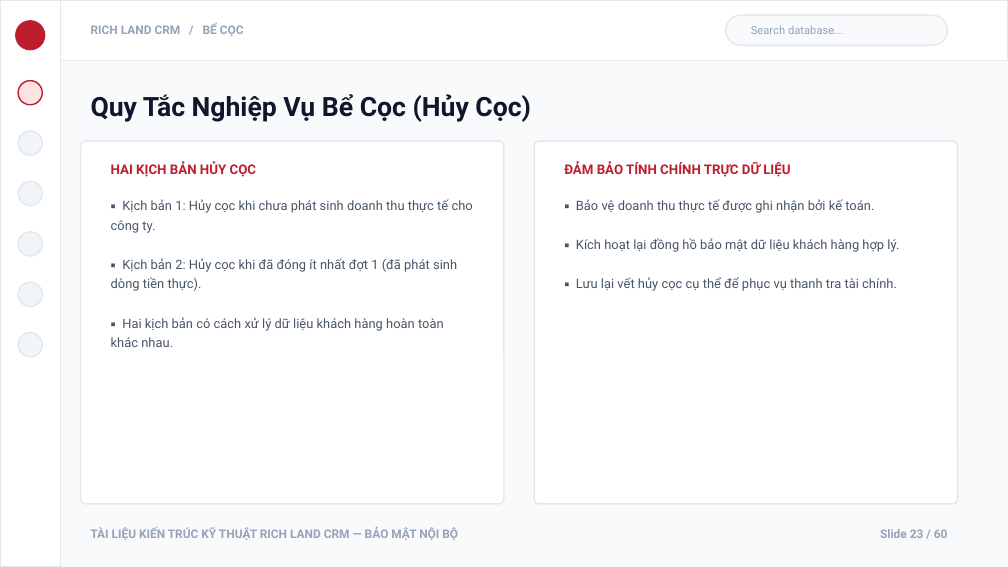
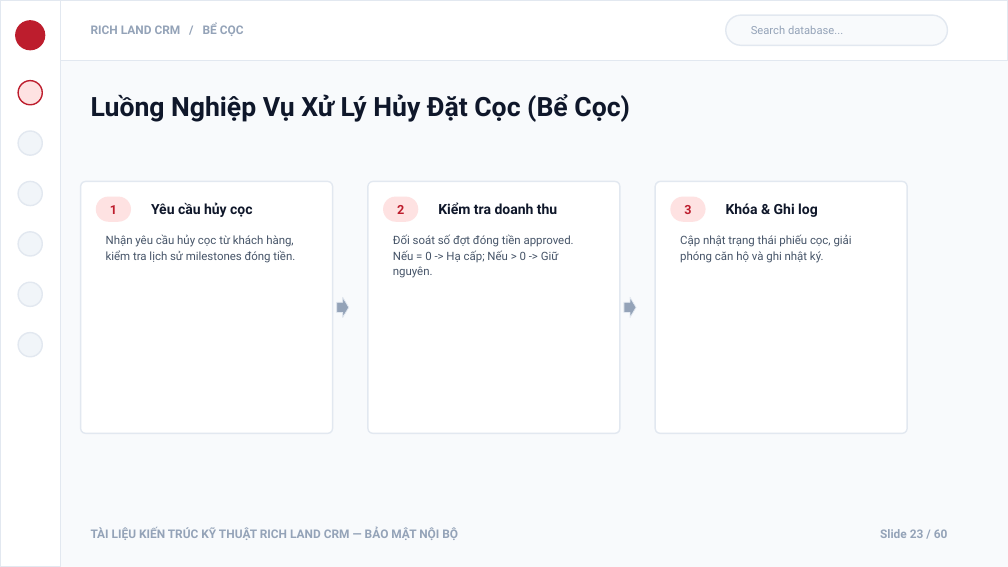
Before and after one commit to DEV-trongphuc/RICH-LAND, a slide deck: slide 23 of RichLand_System_Architecture_Presentation.pptx. Drawn at 1008x567 pixels with LibreOffice and Linux fonts; fonts in the diff are those of the drawing. Boxes give left, top, right and bottom in pixels: in the first picture for what was removed or moved away, otherwise in the second. Text is boxed around its words. In the diff, an @@ line names an element or a change of style, - is before the commit and + after.

```diff
--- a/RichLand_System_Architecture_Presentation.pptx
+++ b/RichLand_System_Architecture_Presentation.pptx
@@ text at (91, 94, 630, 122): text changed @@
-Quy Tắc Nghiệp Vụ Bể Cọc (Hủy Cọc)
+Luồng Nghiệp Vụ Xử Lý Hủy Đặt Cọc (Bể Cọc)
@@ text removed at (111, 162, 257, 177) @@
-HAI KỊCH BẢN HỦY CỌC
@@ text removed at (564, 162, 790, 177) @@
-ĐẢM BẢO TÍNH CHÍNH TRỰC DỮ LIỆU
@@ rounded rectangle: place and size @@
-rounded rectangle at (81, 141, 504, 504)
+rounded rectangle at (81, 181, 333, 433)
@@ rounded rectangle at (81, 181, 333, 433): proportions changed @@
@@ rounded rectangle added at (96, 197, 131, 222), fill #FEE2E2 @@
@@ text added at (110, 205, 117, 214), 9 pt, text #BD1D2D, bold @@
+1
@@ text removed at (111, 199, 473, 347) @@
-▪ Kịch bản 1: Hủy cọc khi chưa phát sinh doanh thu thực tế cho công ty.
-▪ Kịch bản 2: Hủy cọc khi đã đóng ít nhất đợt 1 (đã phát sinh dòng tiền thực).
-▪ Hai kịch bản có cách xử lý dữ liệu khách hàng hoàn toàn khác nhau.
@@ text added at (151, 202, 252, 217), 10 pt, text #0F172A, bold @@
+Yêu cầu hủy cọc
@@ rounded rectangle added at (368, 181, 620, 433), fill #FFFFFF, outline #E2E8F0 1 pt @@
@@ rounded rectangle added at (383, 197, 418, 222), fill #FEE2E2 @@
@@ text added at (397, 205, 404, 214), 9 pt, text #BD1D2D, bold @@
+2
@@ text added at (438, 202, 557, 214), 10 pt, text #0F172A, bold @@
+Kiểm tra doanh thu
@@ text removed at (576, 199, 899, 291) @@
-▪ Bảo vệ doanh thu thực tế được ghi nhận bởi kế toán.
-▪ Kích hoạt lại đồng hồ bảo mật dữ liệu khách hàng hợp lý.
-▪ Lưu lại vết hủy cọc cụ thể để phục vụ thanh tra tài chính.
@@ rounded rectangle at (655, 181, 907, 433): proportions changed @@
@@ rounded rectangle: place and size @@
-rounded rectangle at (534, 141, 958, 504)
+rounded rectangle at (655, 181, 907, 433)
@@ rounded rectangle added at (670, 197, 706, 222), fill #FEE2E2 @@
@@ text added at (684, 205, 691, 214), 9 pt, text #BD1D2D, bold @@
+3
@@ text added at (726, 203, 818, 217), 10 pt, text #0F172A, bold @@
+Khóa & Ghi log
@@ text added at (106, 234, 295, 263), 8.2 pt, text #475569 @@
+Nhận yêu cầu hủy cọc từ khách hàng, kiểm tra lịch sử milestones đóng tiền.
@@ text added at (393, 234, 574, 278), 8.2 pt, text #475569 @@
+Đối soát số đợt đóng tiền approved. Nếu = 0 -> Hạ cấp; Nếu > 0 -> Giữ nguyên.
@@ text added at (680, 234, 852, 263), 8.2 pt, text #475569 @@
+Cập nhật trạng thái phiếu cọc, giải phóng căn hộ và ghi nhật ký.
@@ right arrow added at (337, 297, 349, 318), fill #94A3B8, outline #E2E8F0 0.5 pt @@
@@ right arrow added at (624, 297, 636, 318), fill #94A3B8, outline #E2E8F0 0.5 pt @@
```
Also in this commit, not shown: 33 other slides changed, 7 slides added, 7 slides removed, 3 other files.
